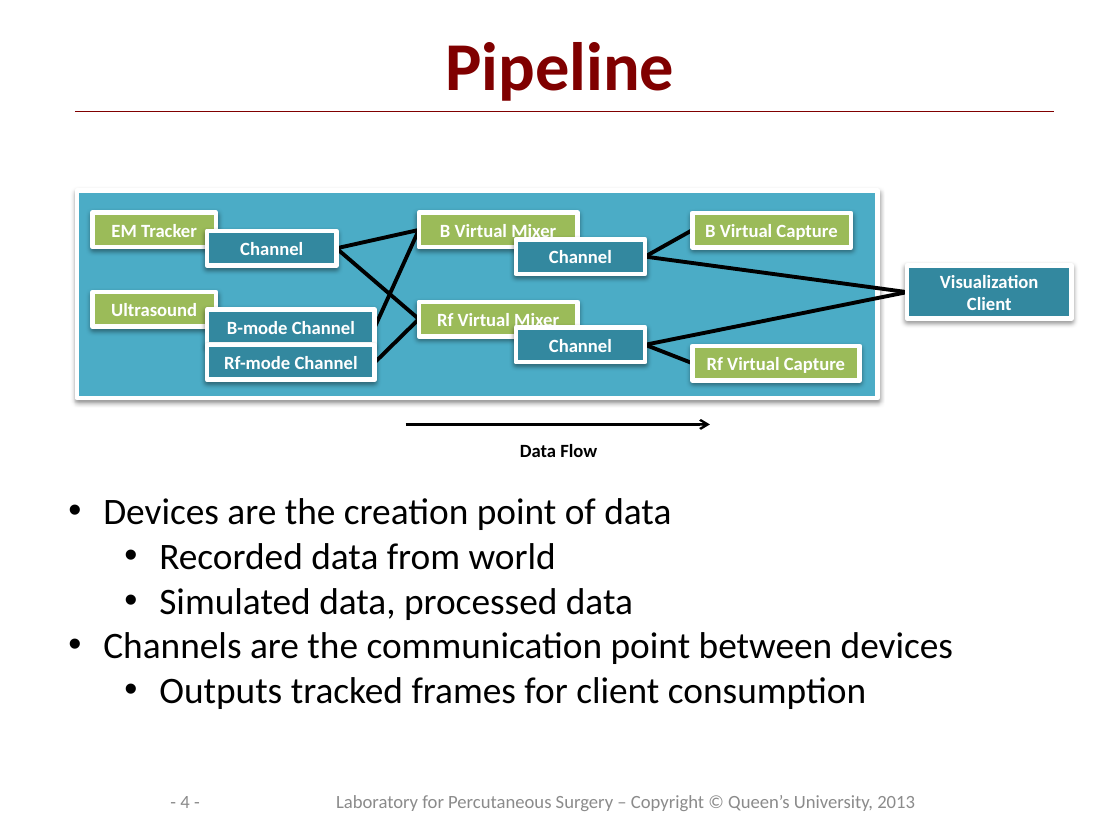
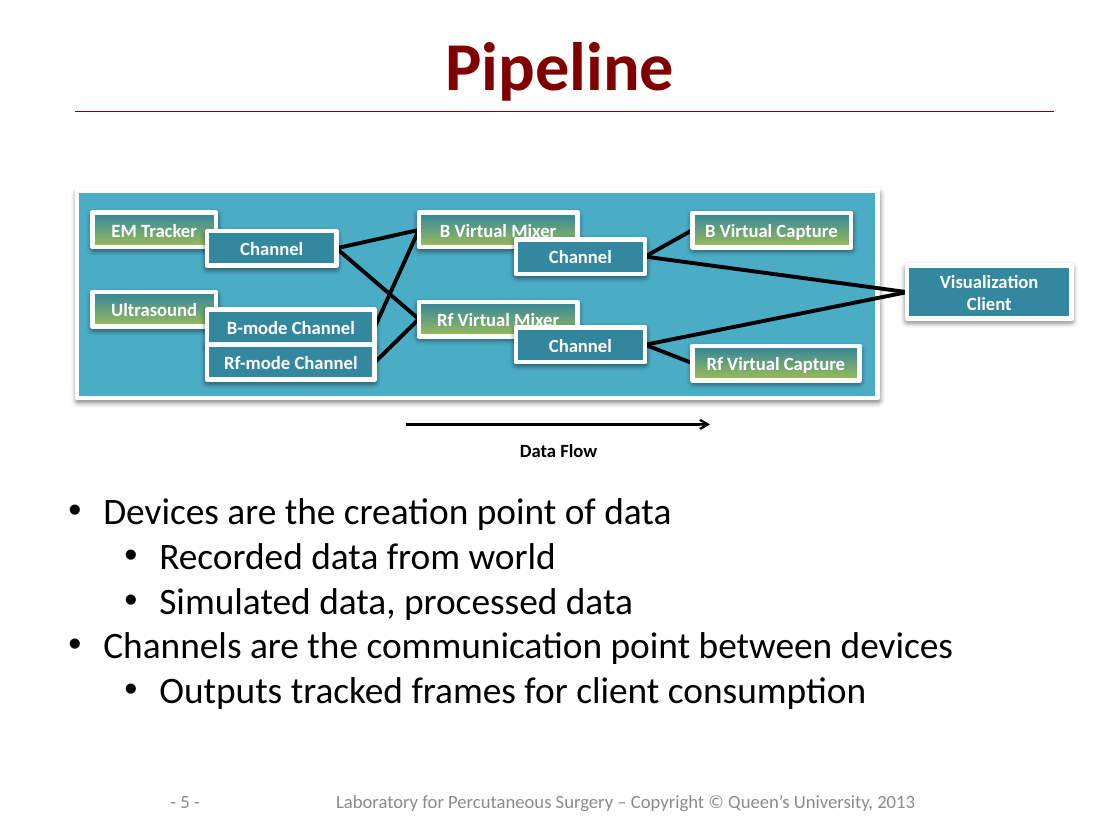
Before and after one commit to thewtex/Plus, a slide deck: slide 5 of doc/overview/PlusArchitectureOverview.pptx (slide 4 before the commit). Drawn at 1120x840 pixels with LibreOffice and Linux fonts; fonts in the diff are those of the drawing; background and template pictures are left out. Boxes give left, top, right and bottom in pixels: in the first picture for what was removed or moved away, otherwise in the second. Text is boxed around its words. In the diff, an @@ line names an element or a change of style, - is before the commit and + after.

```diff
--- a/doc/overview/PlusArchitectureOverview.pptx
+++ b/doc/overview/PlusArchitectureOverview.pptx
@@ fill #9BBB59 to gradient #31859C to #9BBB59 in 6 elements at bbox=[93, 213, 216, 248], bbox=[93, 292, 216, 327], bbox=[419, 213, 578, 248], bbox=[419, 302, 578, 337], bbox=[692, 346, 860, 381], bbox=[692, 213, 851, 248] @@
@@ rectangle "Channel" at bbox=[516, 327, 645, 362]: fill #33889F to #31859C @@
@@ page number at bbox=[180, 796, 189, 808]: text changed @@
-- 4 -
+- 5 -
```
Also in this commit, not shown: 1 slide added.
